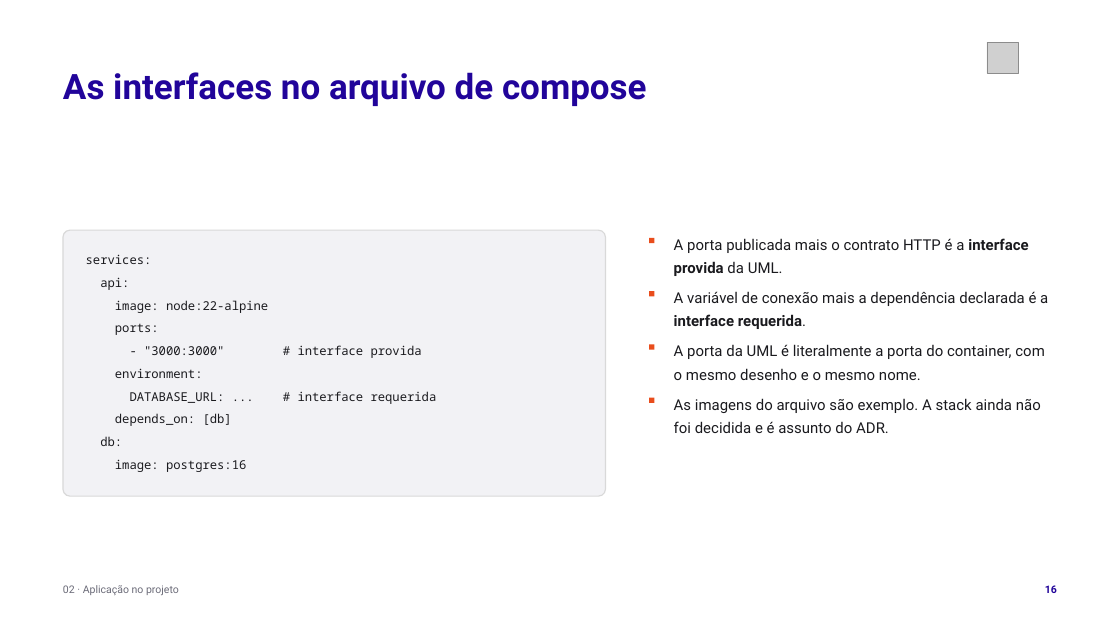
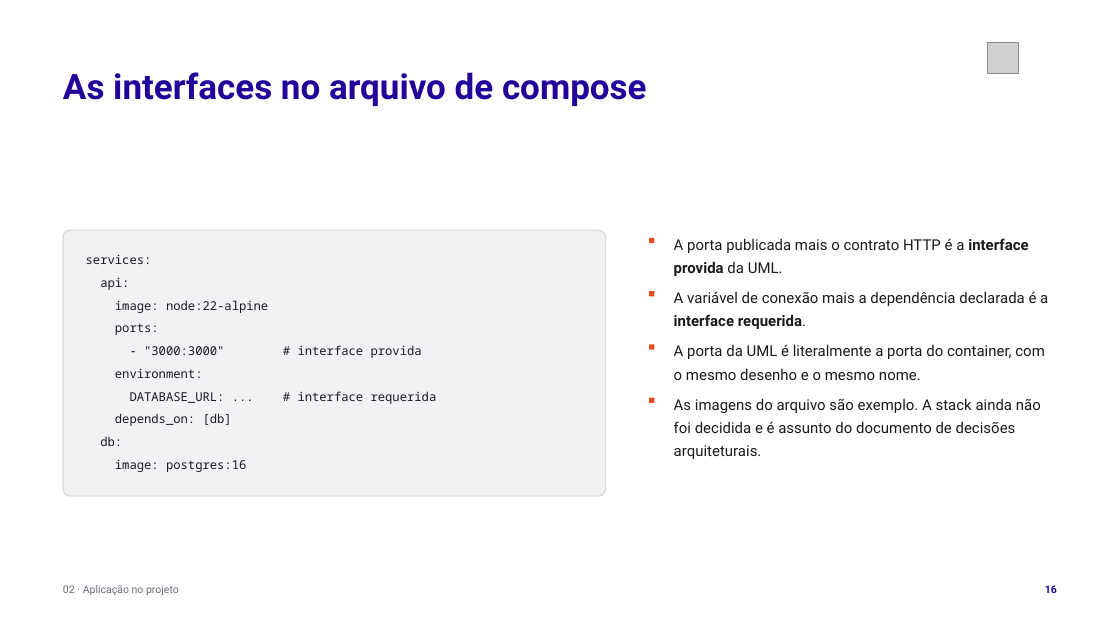
Before and after one commit to tcpassos/invite-app, a slide deck: slide 16 of trabalhos/T1-Docker-Invite-People.pptx. Drawn at 1120x630 pixels with LibreOffice and Linux fonts; fonts in the diff are those of the drawing; grey boxes stand for pictures. Boxes give left, top, right and bottom in pixels: in the first picture for what was removed or moved away, otherwise in the second. Text is boxed around its words. In the diff, an @@ line names an element or a change of style, - is before the commit and + after.

```diff
--- a/trabalhos/T1-Docker-Invite-People.pptx
+++ b/trabalhos/T1-Docker-Invite-People.pptx
@@ text at (x1=674, y1=398, x2=1041, y2=459): text changed @@
-As imagens do arquivo são exemplo. A stack ainda não foi decidida e é assunto do ADR.
+As imagens do arquivo são exemplo. A stack ainda não foi decidida e é assunto do documento de decisões arquiteturais.
```
Also in this commit, not shown: 6 other slides changed, 11 other files.
